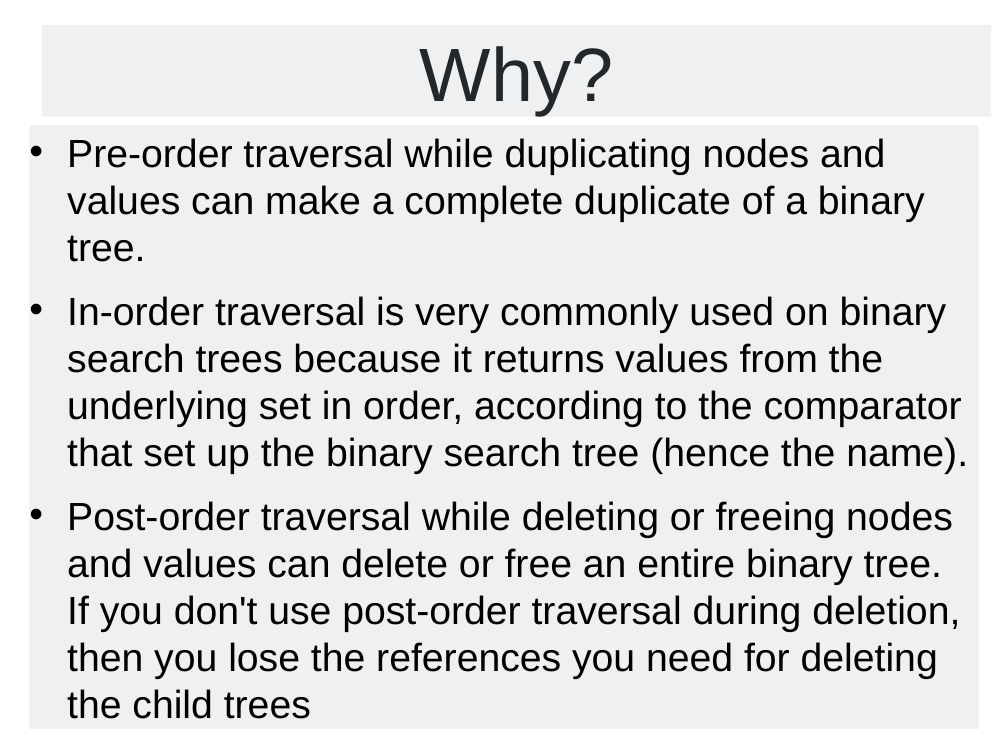
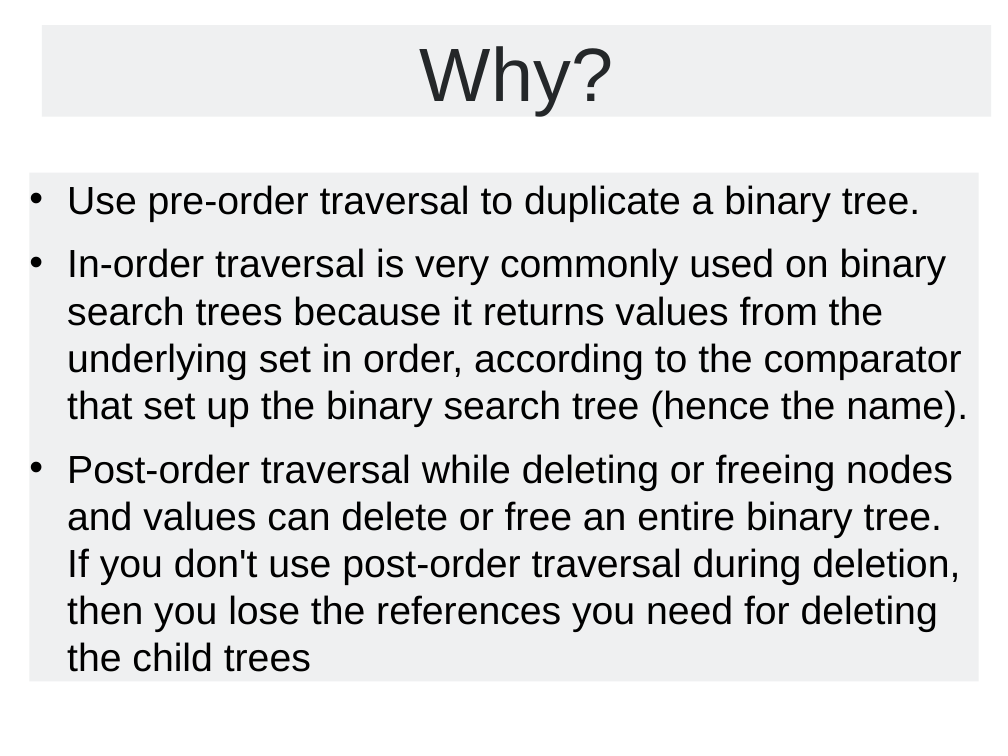
Before and after one commit to Cy-FairCS/cs3, a slide deck: slide 34 of u08a_bTrees/notes/_a - Classifying binary trees and Tree Traversal.pptx (slide 38 before the commit). Drawn at 1008x756 pixels with LibreOffice and Linux fonts; fonts in the diff are those of the drawing. Boxes give left, top, right and bottom in pixels: in the first picture for what was removed or moved away, otherwise in the second. Text is boxed around its words. In the diff, an @@ line names an element or a change of style, - is before the commit and + after.

```diff
--- a/u08a_bTrees/notes/_a - Classifying binary trees and Tree Traversal.pptx
+++ b/u08a_bTrees/notes/_a - Classifying binary trees and Tree Traversal.pptx
@@ rectangle "Use pre-order traversal to duplicate ...": place and size @@
-rectangle "Use pre-order traversal to duplicate ..." at <box>29,125,979,729</box>
+rectangle "Use pre-order traversal to duplicate ..." at <box>29,172,979,681</box>
@@ text in rectangle at <box>67,185,920,222</box>: text changed @@
-• Pre-order traversal while duplicating nodes and values can make a complete duplicate of a binary tree.
+• Use pre-order traversal to duplicate a binary tree.
```
Also in this commit, not shown: 2 other slides changed, 4 slides removed, 1 other file.
